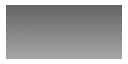
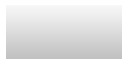
Layers edited between the first and the second 128x64 image:
pixels changed over [6,5,122,59] (layer not identified)
